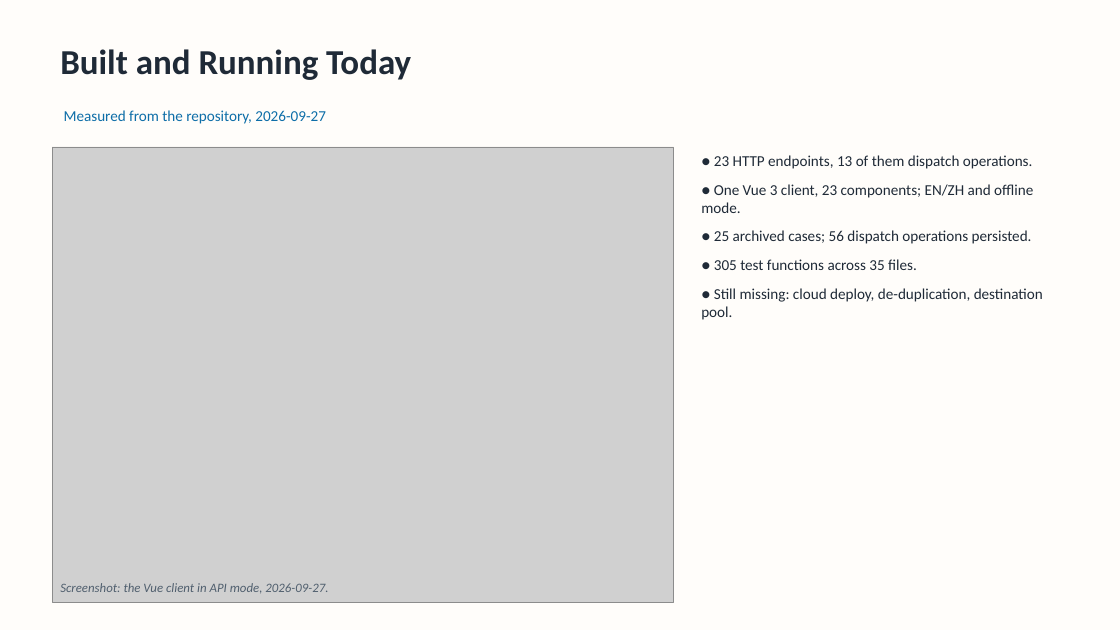
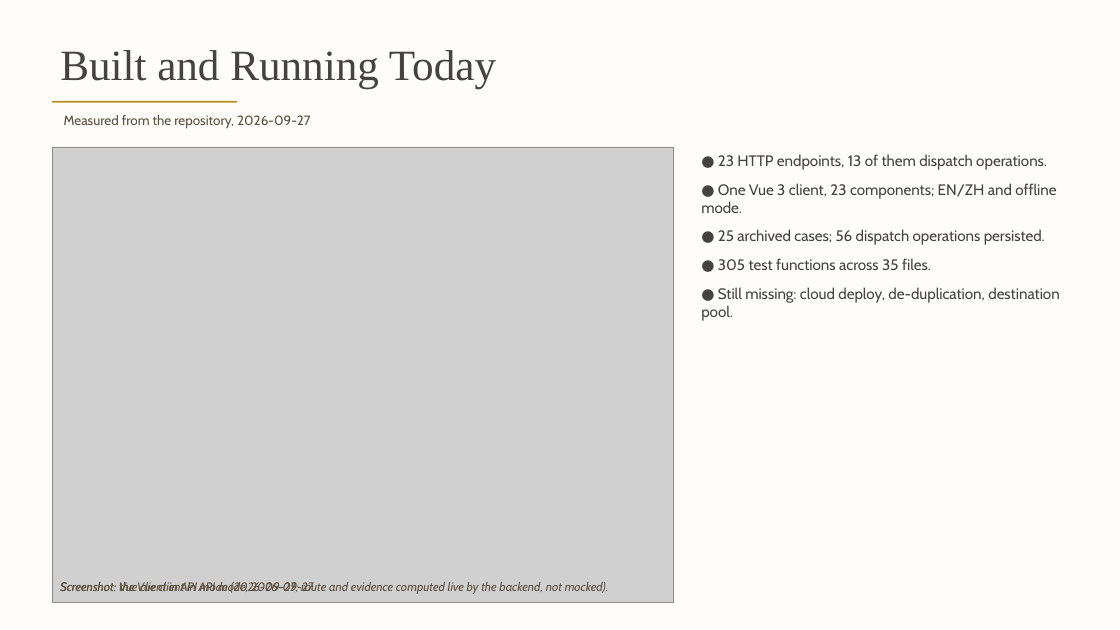
Before and after one commit to Frostash030612/PharmaColdOps, a slide deck: slide 7 of proposal/PharmaColdOps-Proposal-Presentation-Final.pptx. Drawn at 1120x630 pixels with LibreOffice and Linux fonts; fonts in the diff are those of the drawing; grey boxes stand for pictures; background and template pictures are left out. Boxes give left, top, right and bottom in pixels: in the first picture for what was removed or moved away, otherwise in the second. Text is boxed around its words. In the diff, an @@ line names an element or a change of style, - is before the commit and + after.

```diff
--- a/proposal/PharmaColdOps-Proposal-Presentation-Final.pptx
+++ b/proposal/PharmaColdOps-Proposal-Presentation-Final.pptx
@@ text "Built and Running Today" at (x1=60, y1=50, x2=496, y2=89): size 30 to 37 pt, font Calibri to Times New Roman, text colour #1F2A37 to #454240, bold off @@
@@ rectangle added at (x1=52, y1=101, x2=237, y2=103), fill #B88E23 @@
@@ text "Measured from the repository, 2026-09-27" at (x1=64, y1=115, x2=310, y2=128): size 13 to 11.5 pt, font Calibri to Cabin, text colour #0E6EA8 to #5C4E3D @@
@@ text "● 23 HTTP endpoints, 13 ..." at (x1=701, y1=154, x2=1059, y2=321): font Calibri to Cabin, text colour #1F2A37 to #454240 @@
@@ text "Screenshot: the Vue client in ..." at (x1=119, y1=582, x2=298, y2=593): size 11 to 10.5 pt, font Calibri to Cabin, text colour #505F6E to #5C4E3D @@
@@ text added at (x1=60, y1=582, x2=609, y2=594), 10.5 pt, text #5C4E3D, italic @@
+Screenshot: Vue client in API mode (2026-09-27; route and evidence computed live by the backend, not mocked).
```
Also in this commit, not shown: 4 other slides changed, 9 other files.
